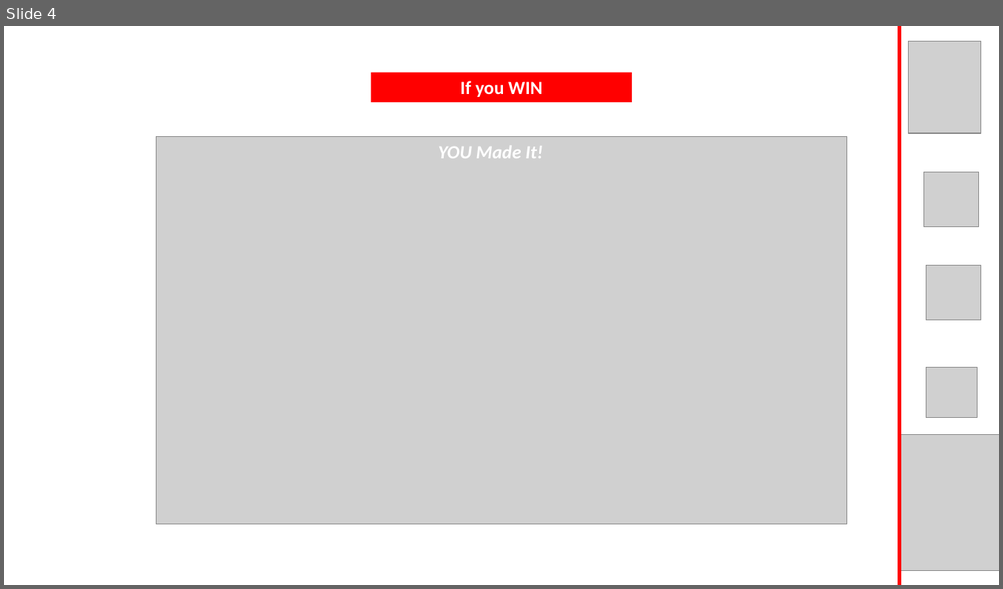
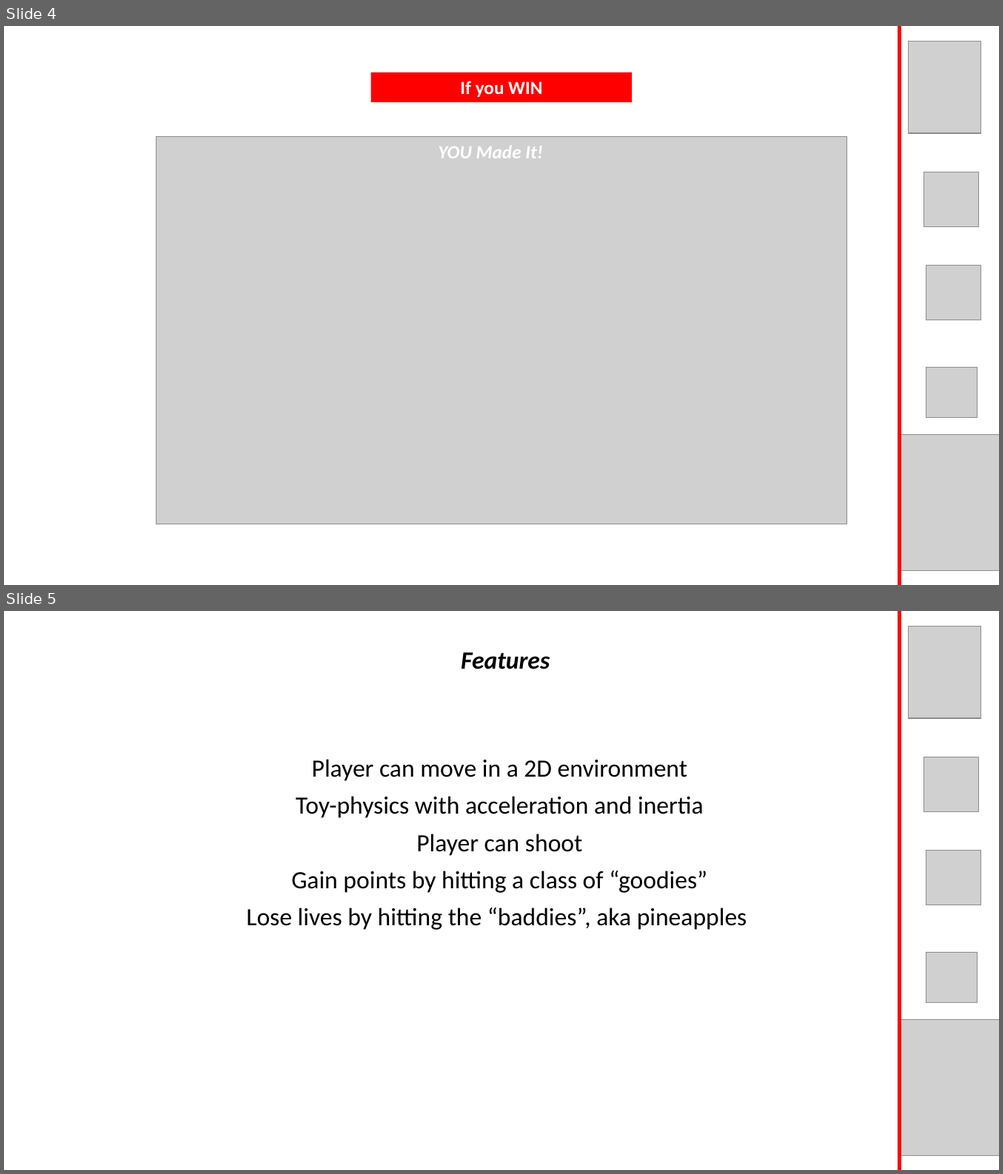
Before and after one commit to dimitrijd-iron/star-pizzas, a slide deck: doc/StarPizzasPres.pptx. Shown one above the other, each under a label of ours: slide 4 before the commit, slides 4 and 5 after it. The pictures are 1003x589 and 1003x1174 pixels, drawn with LibreOffice and Linux fonts; fonts in the diff are those of the drawing; grey boxes stand for pictures. Boxes give left, top, right and bottom in pixels: in the first picture for what was removed or moved away, otherwise in the second. Text is boxed around its words. In the diff, an @@ line names an element or a change of style, - is before the commit and + after.

```diff
--- a/doc/StarPizzasPres.pptx
+++ b/doc/StarPizzasPres.pptx
@@ slide 5 added at box(4, 611, 999, 1170), background #FFFFFF @@
@@ line added from (899, 611) to (899, 1170), #FF0000 3 pt @@
@@ picture added at box(908, 626, 981, 718) @@
@@ text added at box(461, 652, 549, 669), 24 pt, text #000000, bold, italic @@
+Features
@@ subtitle added at box(246, 759, 747, 930), 24 pt, text #000000 @@
+Player can move in a 2D environment
+Toy-physics with acceleration and inertia
+Player can shoot
+Gain points by hitting a class of “goodies”
+Lose lives by hitting the “baddies”, aka pineapples
@@ picture added at box(924, 758, 979, 812) @@
@@ picture added at box(926, 851, 981, 905) @@
@@ picture added at box(926, 953, 977, 1003) @@
@@ picture added at box(899, 1020, 999, 1156) @@
```
Also in this commit, not shown: 3 other slides added, 1 other file.
